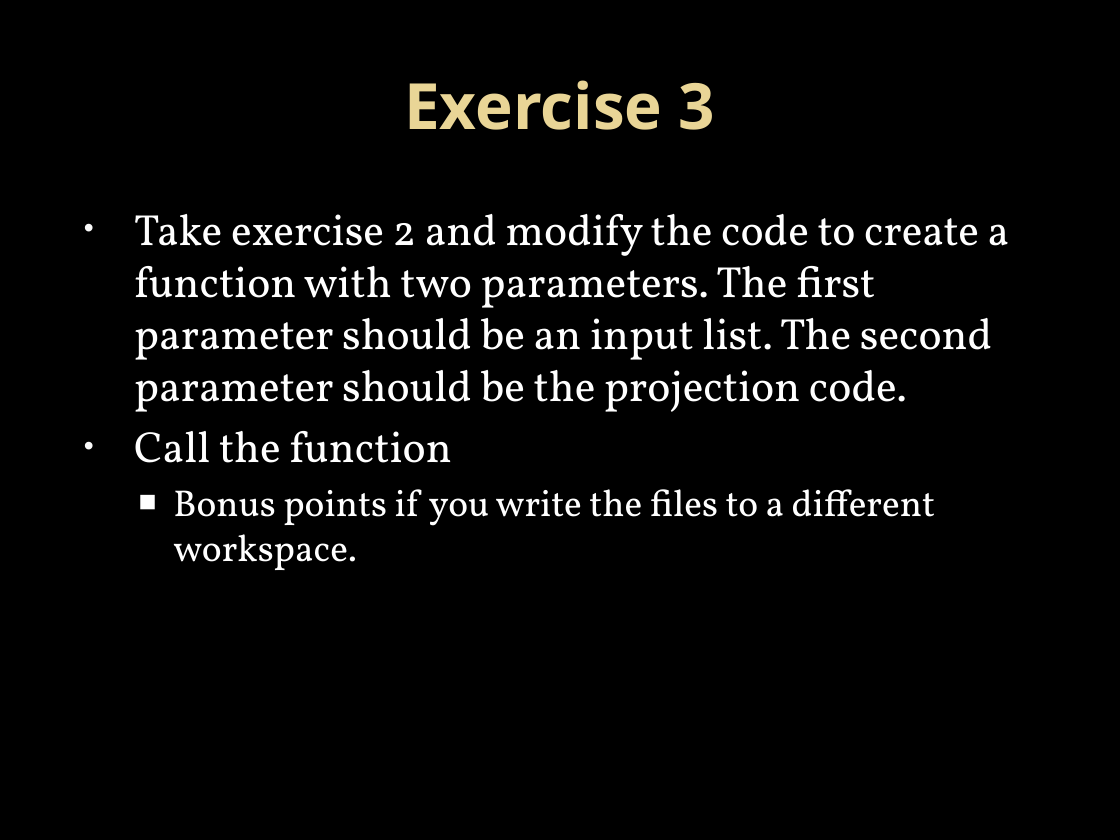
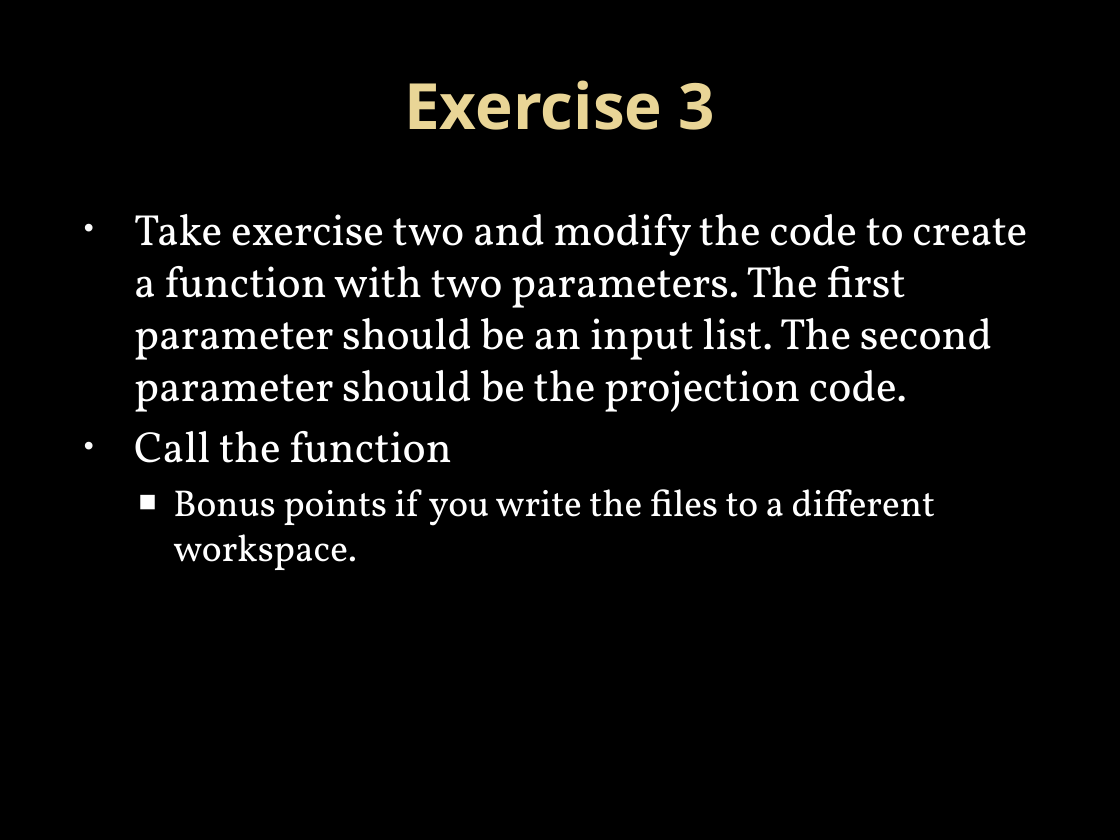
Before and after one commit to LukeKaim/python_training, a slide deck: slide 33 of introduction to python_1.pptx. Drawn at 1120x840 pixels with LibreOffice and Linux fonts; fonts in the diff are those of the drawing; background and template pictures are left out. Boxes give left, top, right and bottom in pixels: in the first picture for what was removed or moved away, otherwise in the second. Text is boxed around its words. In the diff, an @@ line names an element or a change of style, - is before the commit and + after.

```diff
--- a/introduction to python_1.pptx
+++ b/introduction to python_1.pptx
@@ text at box(134, 214, 1027, 412): text changed @@
-• Take exercise 2 and modify the code to create a function with two parameters. The first parameter should be an input list. The second parameter should be the projection code.
+• Take exercise two and modify the code to create a function with two parameters. The first parameter should be an input list. The second parameter should be the projection code.
```
Also in this commit, not shown: 9 other slides changed, 1 other file.
